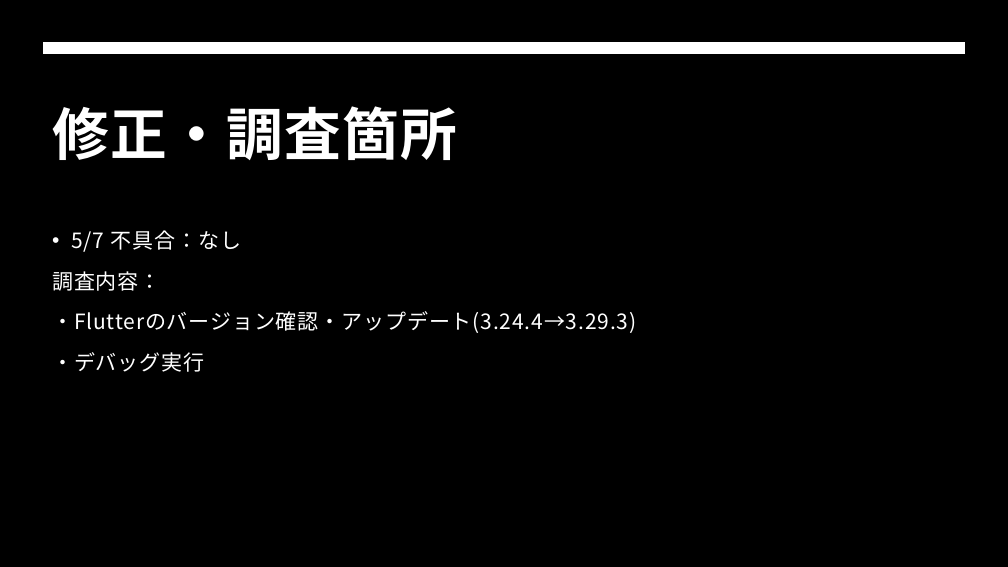
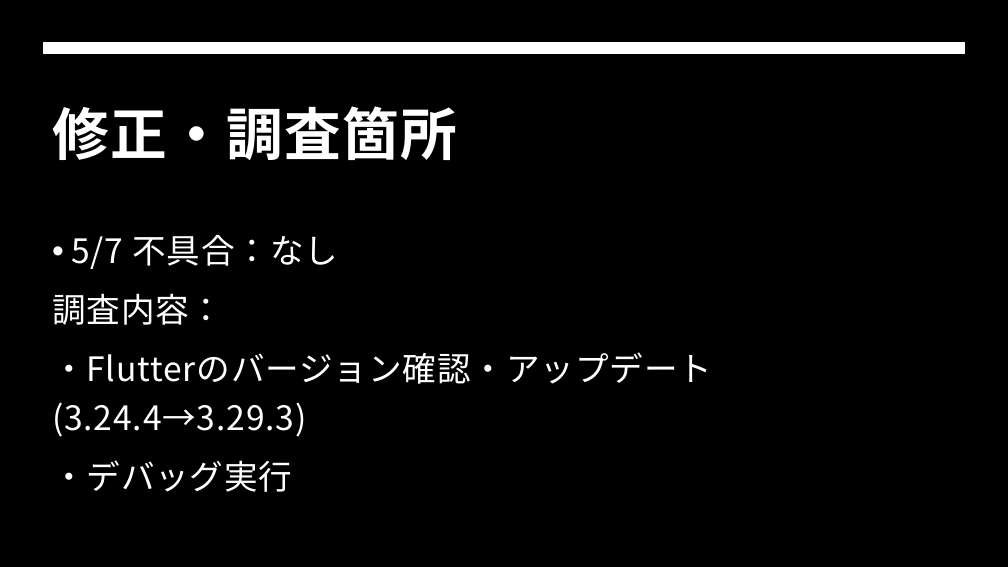
Before and after one commit to Haru62129/flutterapp, a slide deck: slide 5 of Flutter.pptx. Drawn at 1008x567 pixels with LibreOffice and Linux fonts; fonts in the diff are those of the drawing; background and template pictures are left out. Boxes give left, top, right and bottom in pixels: in the first picture for what was removed or moved away, otherwise in the second. Text is boxed around its words. In the diff, an @@ line names an element or a change of style, - is before the commit and + after.

Commit message:
内容を変更しました

```diff
--- a/Flutter.pptx
+++ b/Flutter.pptx
@@ text "5/7 不具合：なし" at (52, 235, 712, 492): size 20 to 32 pt @@
```
Also in this commit, not shown: 3 other slides changed, 1 slide added, 1 slide removed, 2 other files.
